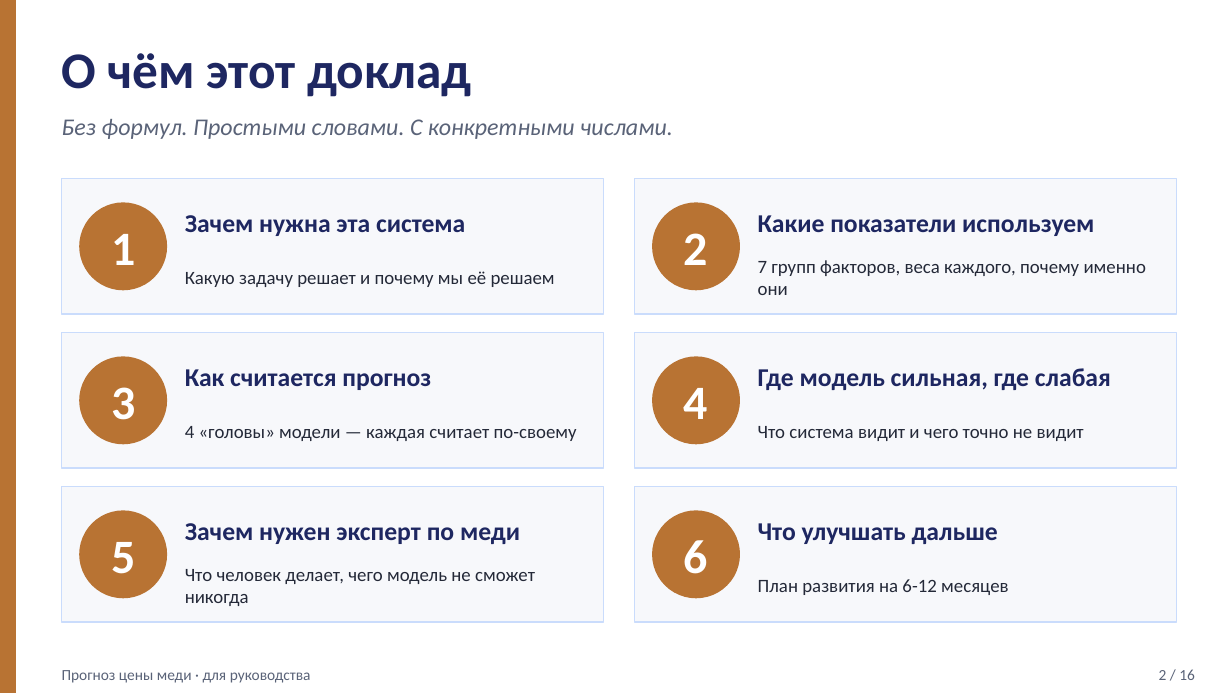
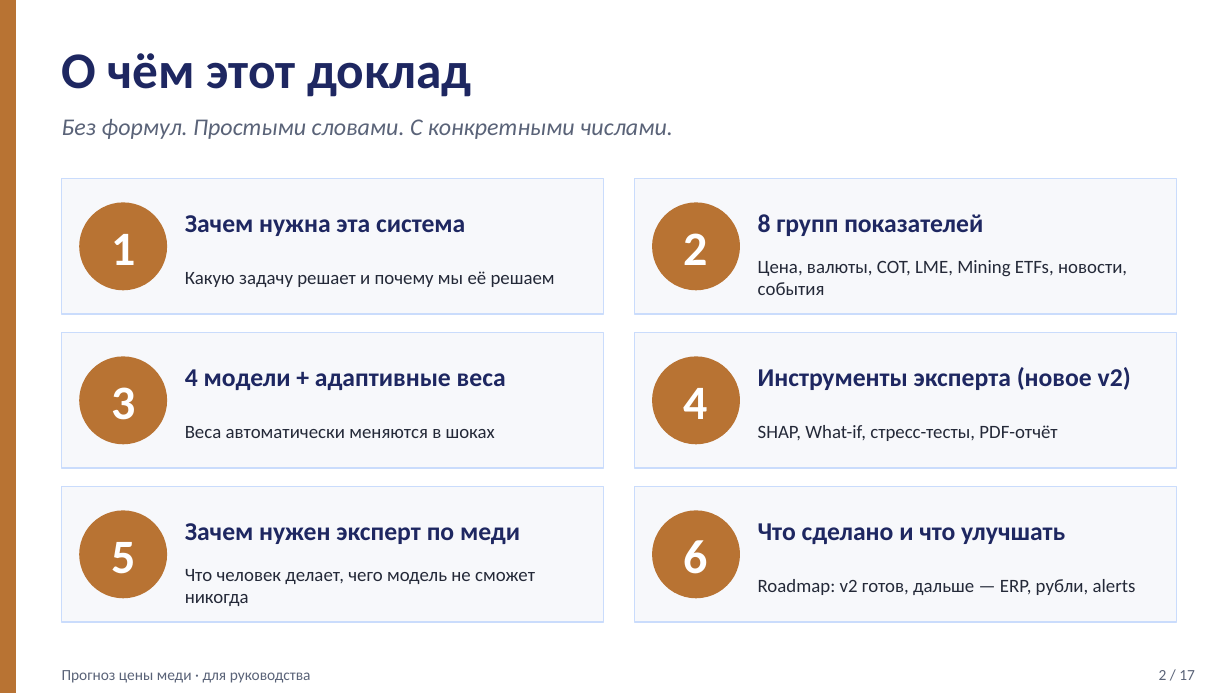
Before and after one commit to art6765/copper-forecast, a slide deck: slide 2 of presentation/Copper_Forecast_For_Director.pptx. Drawn at 1232x693 pixels with LibreOffice and Linux fonts; fonts in the diff are those of the drawing. Boxes give left, top, right and bottom in pixels: in the first picture for what was removed or moved away, otherwise in the second. Text is boxed around its words. In the diff, an @@ line names an element or a change of style, - is before the commit and + after.

```diff
--- a/presentation/Copper_Forecast_For_Director.pptx
+++ b/presentation/Copper_Forecast_For_Director.pptx
@@ text at (758,214,983,236): text changed @@
-Какие показатели используем
+8 групп показателей
@@ text at (758,260,1127,295): text changed @@
-7 групп факторов, веса каждого, почему именно они
+Цена, валюты, COT, LME, Mining ETFs, новости, события
@@ text at (185,369,506,390): text changed @@
-Как считается прогноз
+4 модели + адаптивные веса
@@ text at (758,367,1131,390): text changed @@
-Где модель сильная, где слабая
+Инструменты эксперта (новое v2)
@@ text at (185,426,495,438): text changed @@
-4 «головы» модели — каждая считает по-своему
+Веса автоматически меняются в шоках
@@ text at (758,425,1057,441): text changed @@
-Что система видит и чего точно не видит
+SHAP, What-if, стресс-тесты, PDF-отчёт
@@ text at (758,523,1065,544): text changed @@
-Что улучшать дальше
+Что сделано и что улучшать
@@ text at (758,579,1136,595): text changed @@
-План развития на 6-12 месяцев
+Roadmap: v2 готов, дальше — ERP, рубли, alerts
@@ text at (1159,670,1195,680): text changed @@
-2 / 16
+2 / 17
```
Also in this commit, not shown: 15 other slides changed, 1 slide added, 3 other files.
